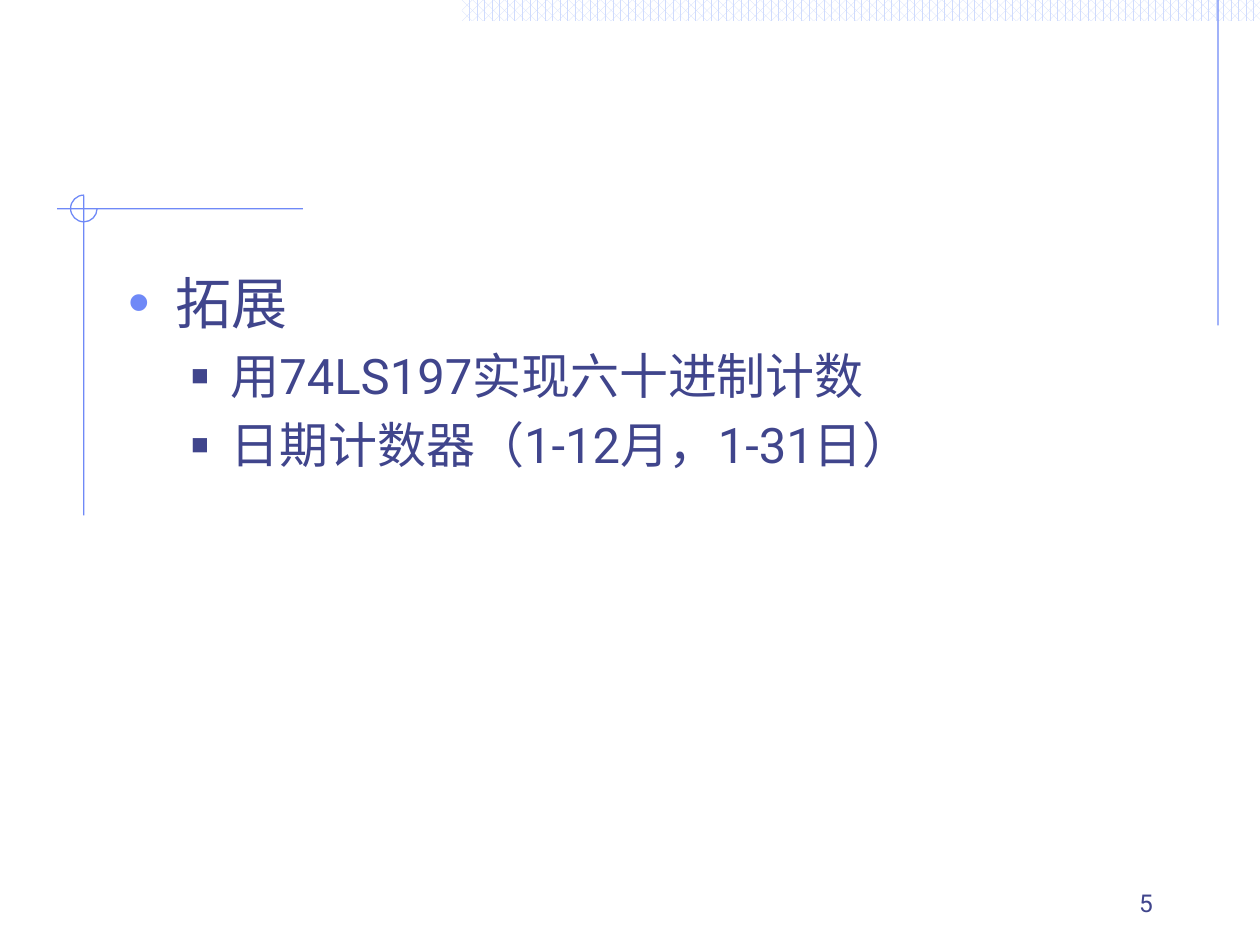
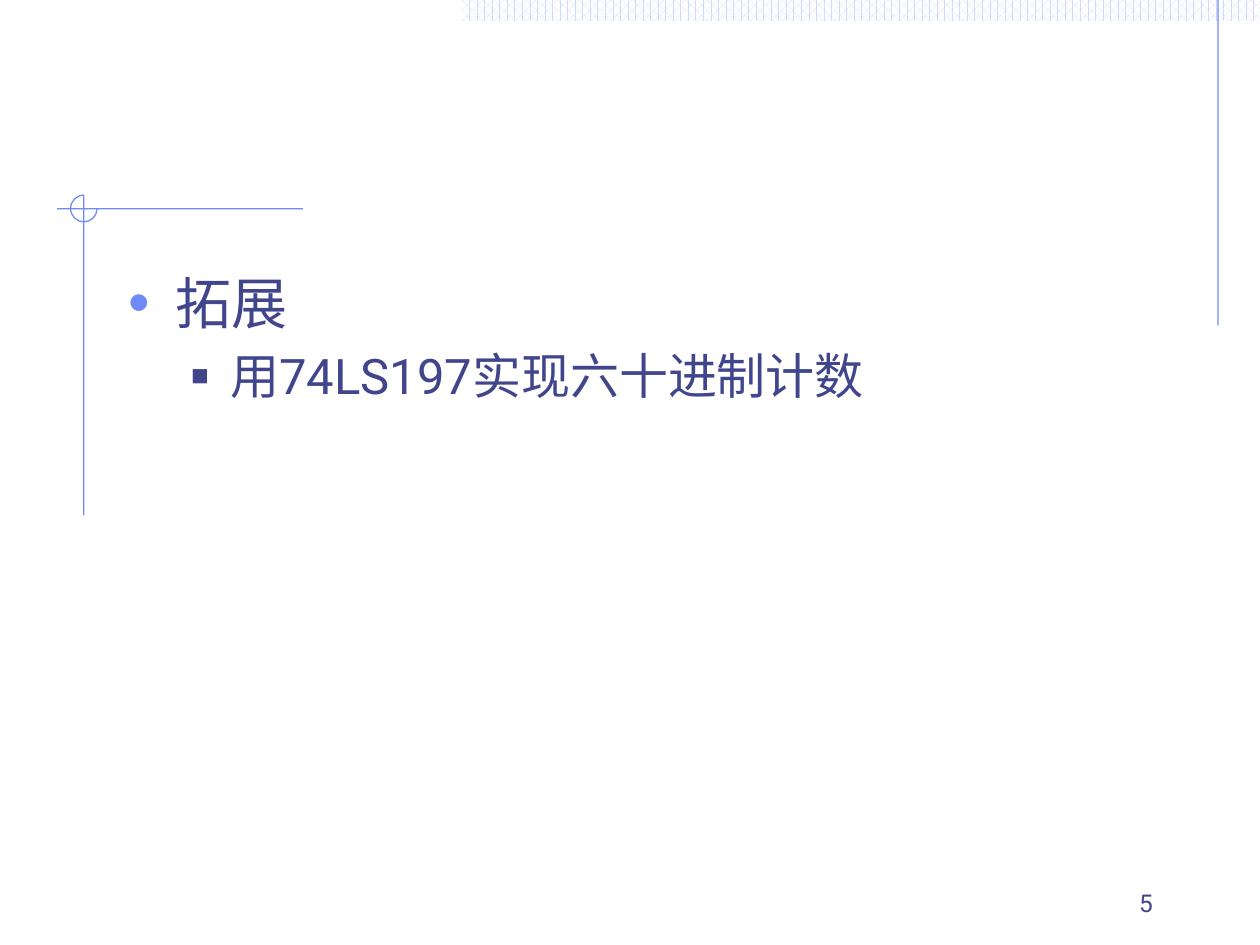
Before and after one commit to huangqy89/dc-2025, a slide deck: slide 5 of static_files/laboratory/第十四周：利用MSI设计时序逻辑电路——60进制计数器.pptx. Drawn at 1260x945 pixels with LibreOffice and Linux fonts; fonts in the diff are those of the drawing. Boxes give left, top, right and bottom in pixels: in the first picture for what was removed or moved away, otherwise in the second. Text is boxed around its words. In the diff, an @@ line names an element or a change of style, - is before the commit and + after.

```diff
--- a/static_files/laboratory/第十四周：利用MSI设计时序逻辑电路——60进制计数器.pptx
+++ b/static_files/laboratory/第十四周：利用MSI设计时序逻辑电路——60进制计数器.pptx
@@ text at bbox=[230, 421, 911, 468]: paragraph removed @@
-  ■ 日期计数器（1-12月，1-31日）
```
Also in this commit, not shown: 1 slide added.
